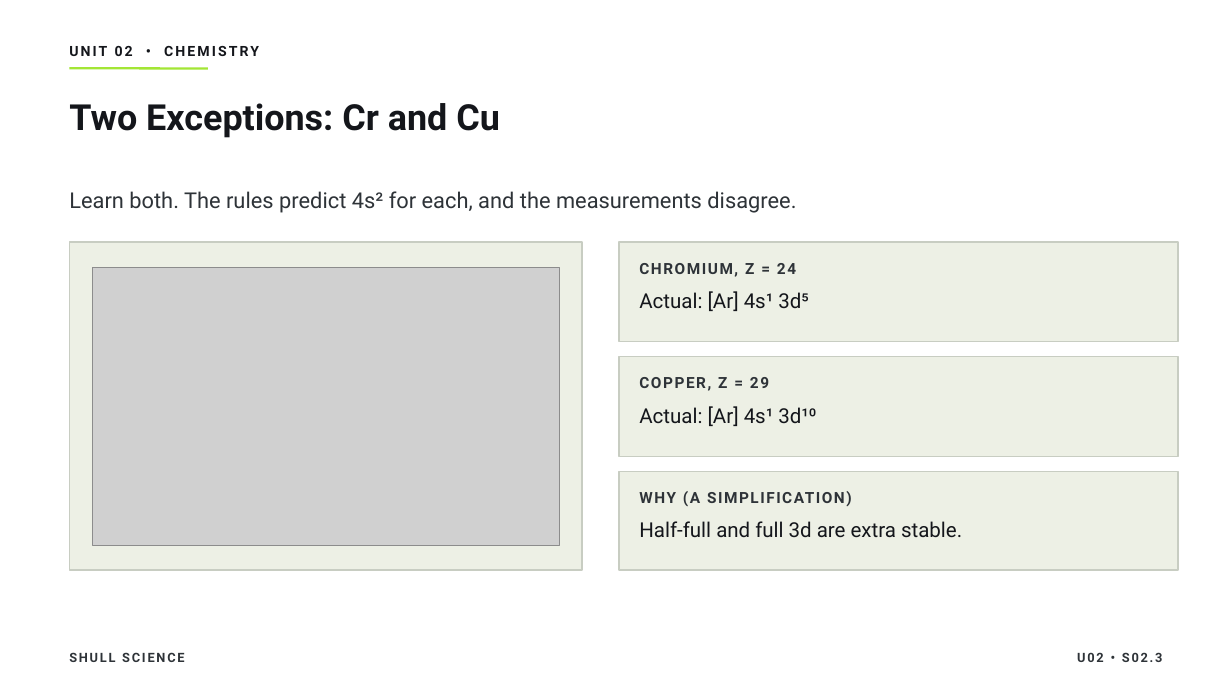
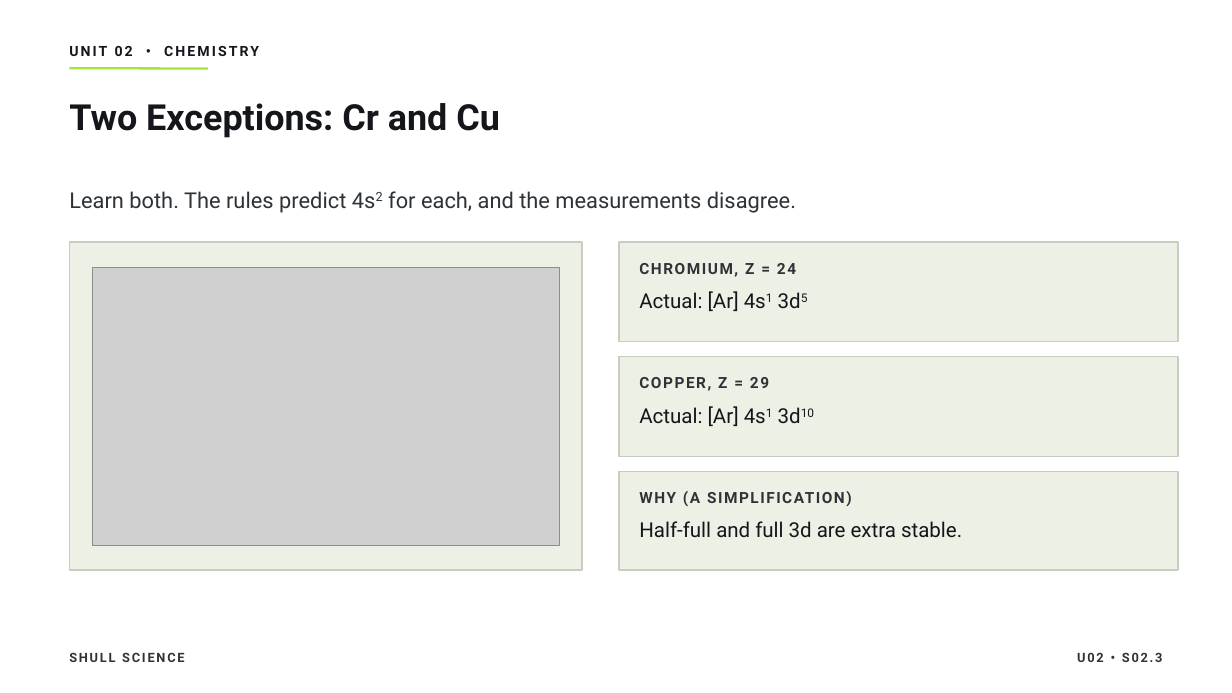
Before and after one commit to Hayabusa015/WorkWork, a slide deck: slide 15 of deliverables/chem-u02/SHULL_CHEM_Slides_U02_S02.3.pptx. Drawn at 1232x693 pixels with LibreOffice and Linux fonts; fonts in the diff are those of the drawing; grey boxes stand for pictures. Boxes give left, top, right and bottom in pixels: in the first picture for what was removed or moved away, otherwise in the second. Text is boxed around its words. In the diff, an @@ line names an element or a change of style, - is before the commit and + after.

```diff
--- a/deliverables/chem-u02/SHULL_CHEM_Slides_U02_S02.3.pptx
+++ b/deliverables/chem-u02/SHULL_CHEM_Slides_U02_S02.3.pptx
@@ text at (69, 191, 796, 213): text changed @@
-Learn both. The rules predict 4s² for each, and the measurements disagree.
+Learn both. The rules predict 4s2 for each, and the measurements disagree.
@@ text at (639, 291, 739, 311): text changed @@
-Actual: [Ar] 4s¹ 3d⁵
+Actual: [Ar] 4s1 3d5
@@ text at (639, 406, 739, 426): text changed @@
-Actual: [Ar] 4s¹ 3d¹⁰
+Actual: [Ar] 4s1 3d10
```
Also in this commit, not shown: 8 other slides changed, 2 slides added, 6 other files.
